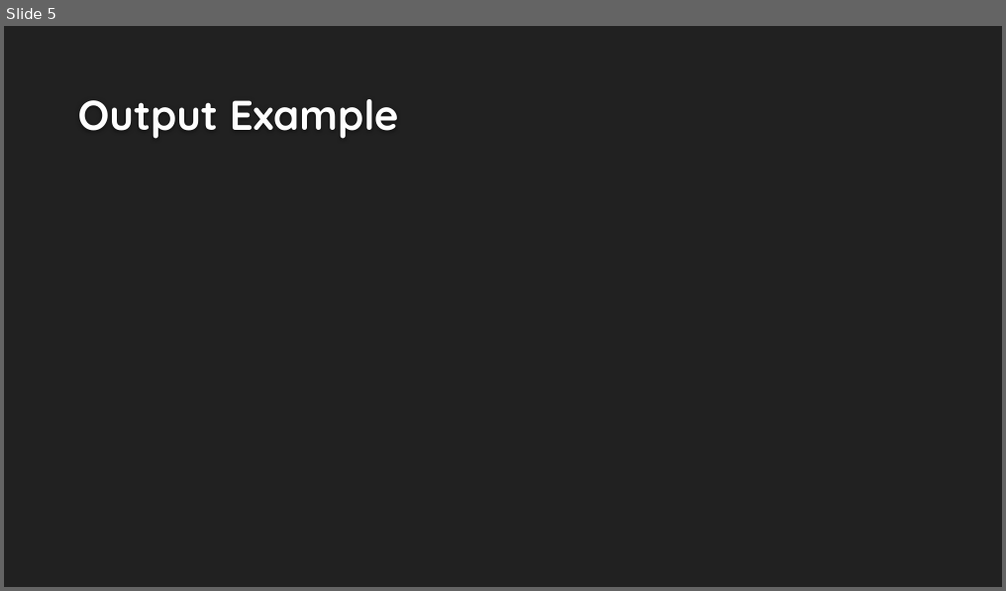
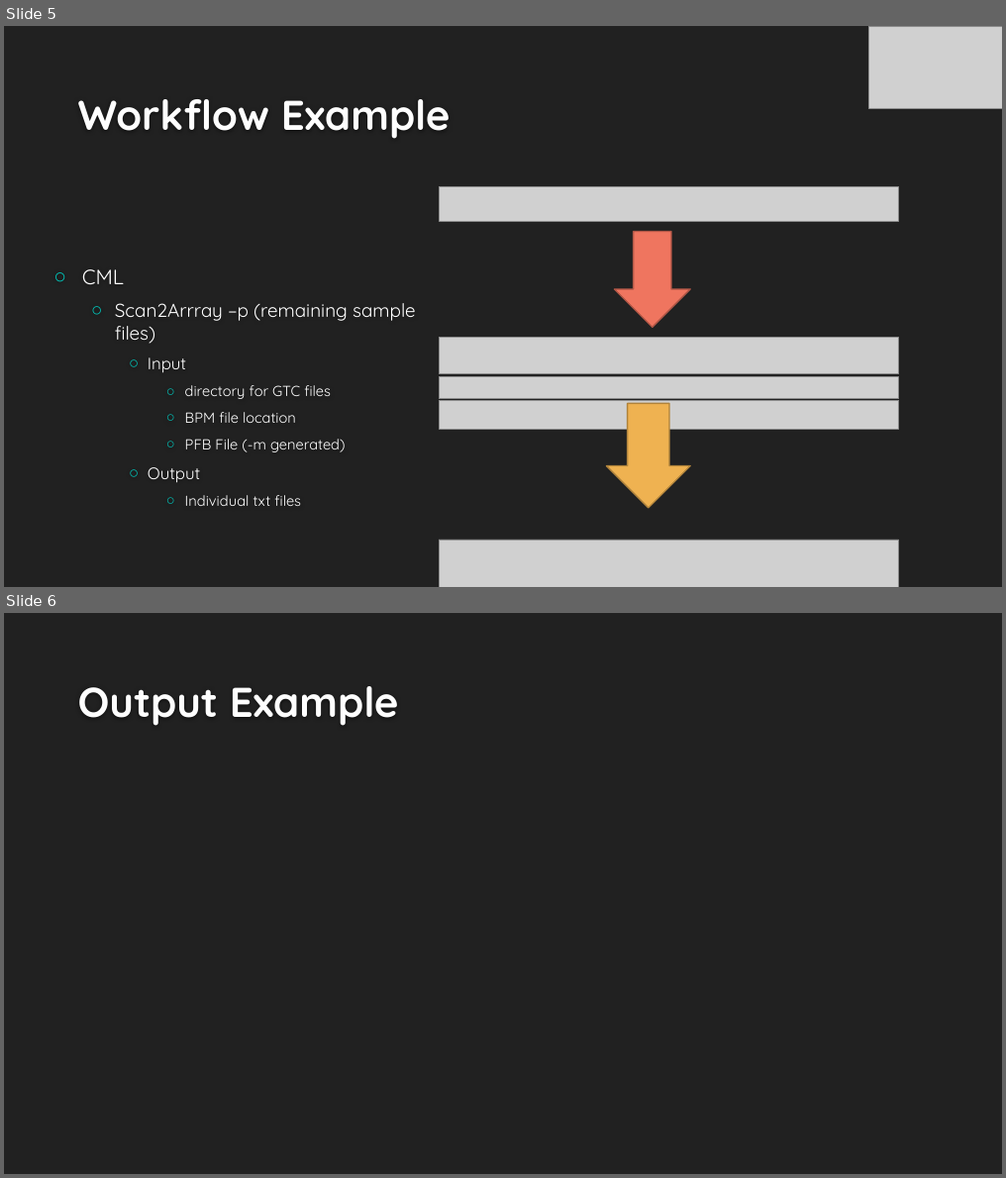
Before and after one commit to NCBI-Hackathons/Scan2CNV, a slide deck: files/Final_Present.pptx. Shown one above the other, each under a label of ours: slide 5 before the commit, slides 5 and 6 after it. The pictures are 1006x591 and 1006x1178 pixels, drawn with LibreOffice and Linux fonts; fonts in the diff are those of the drawing; grey boxes stand for pictures; background and template pictures are left out. Boxes give left, top, right and bottom in pixels: in the first picture for what was removed or moved away, otherwise in the second. Text is boxed around its words. In the diff, an @@ line names an element or a change of style, - is before the commit and + after.

Commit message:
Add files via upload
updated final present with workflow and logo

```diff
--- a/files/Final_Present.pptx
+++ b/files/Final_Present.pptx
@@ slide 5 added at (4, 26, 1002, 587), background #212121 @@
@@ picture added at (869, 26, 1002, 108) @@
@@ title added at (78, 99, 450, 139), 40 pt, text #FEFEFE, bold @@
+Workflow Example
@@ picture added at (439, 187, 899, 221) @@
@@ down arrow added at (614, 232, 690, 328), fill #EF755F, outline #B15746 1.25 pt @@
@@ text added at (82, 270, 416, 506), 14 pt, text #FFFFFF @@
+○ CML
+  ○ Scan2Arrray –p (remaining sample files)
+    ○ Input
+      ○ directory for GTC files
+      ○ BPM file location
+      ○ PFB File (-m generated)
+    ○ Output
+      ○ Individual txt files
@@ picture added at (439, 338, 899, 374) @@
@@ picture added at (439, 377, 899, 399) @@
@@ picture added at (439, 400, 899, 429) @@
@@ down arrow added at (607, 403, 690, 508), fill #EFB251, outline #B1843C 1.25 pt @@
@@ picture added at (439, 540, 899, 587) @@
@@ what was slide 5 is now slide 6 @@
```
Also in this commit, not shown: 2 slides changed, 2 other slides added, 2 slides removed.
